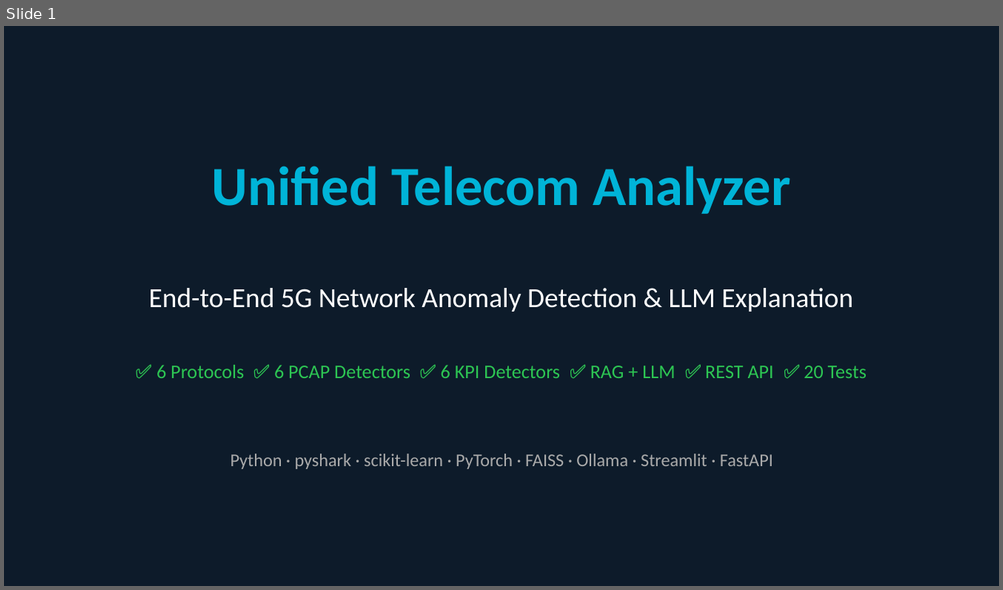
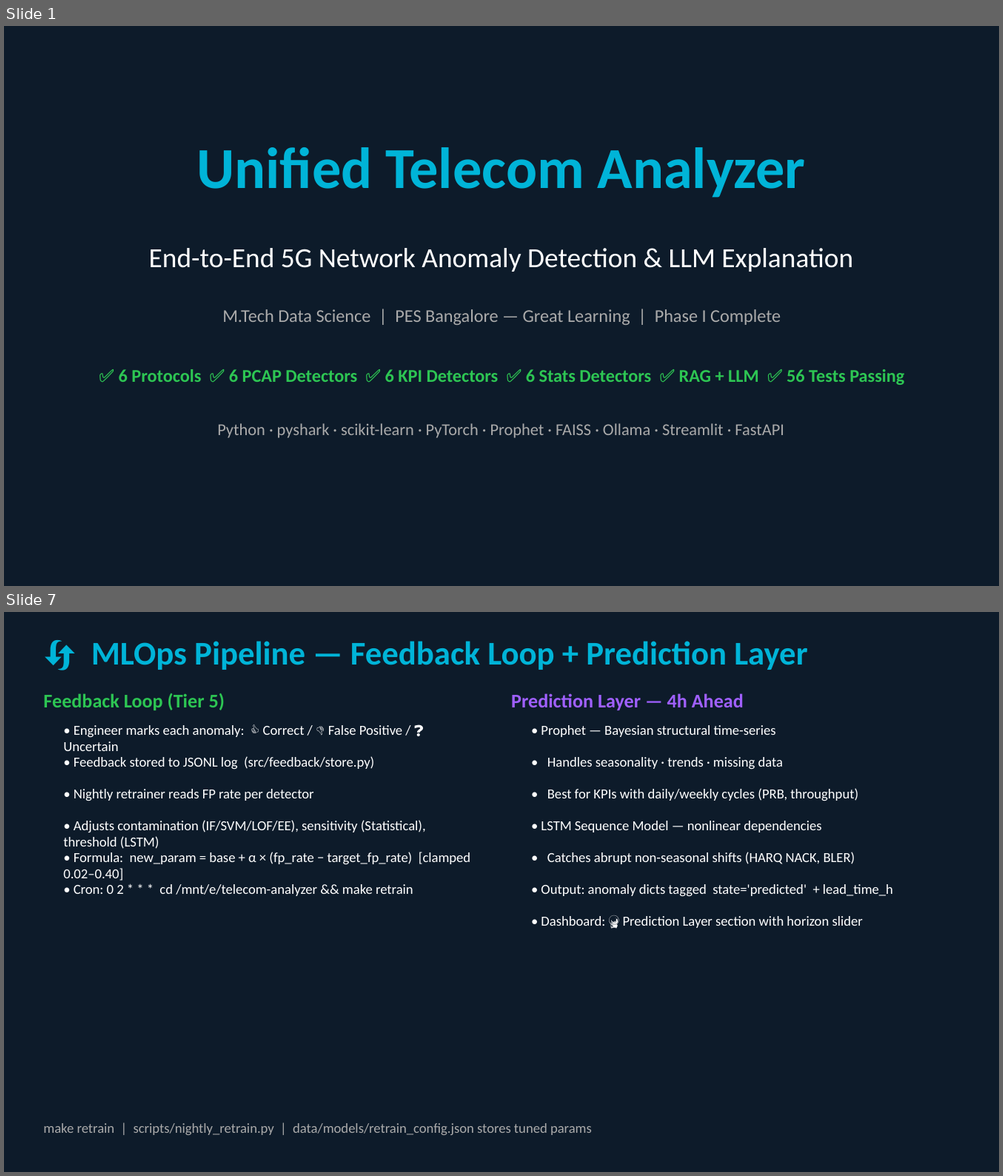
Before and after one commit to vikasrai-tech/telecom-analyzer, a slide deck: docs/Project_Overview_Final.pptx. Shown one above the other, each under a label of ours: slide 1 before the commit, slides 1 and 7 after it; the slides between them are not shown. The pictures are 1003x590 and 1003x1176 pixels, drawn with LibreOffice and Linux fonts; fonts in the diff are those of the drawing. Boxes give left, top, right and bottom in pixels: in the first picture for what was removed or moved away, otherwise in the second. Text is boxed around its words. In the diff, an @@ line names an element or a change of style, - is before the commit and + after.

Commit message:
docs: regenerate final PPT — 12 slides, Phase I complete
Updated: 56 tests (was 20), Stats detection slide, MLOps/Feedback slide,
Demo Flow slide, updated Q&A, summary reflects all 18 detectors.

```diff
--- a/docs/Project_Overview_Final.pptx
+++ b/docs/Project_Overview_Final.pptx
@@ slide 7 added at (4,612,999,1172), background #0D1B2A @@
@@ text added at (91,641,807,670), 24 pt, text #00B4D8, bold @@
+🔄 MLOps Pipeline — Feedback Loop + Prediction Layer
@@ text added at (43,693,225,710), 14 pt, text #2DC653, bold @@
+Feedback Loop (Tier 5)
@@ text added at (511,693,743,710), 14 pt, text #A060FF, bold @@
+Prediction Layer — 4h Ahead
@@ text added at (63,725,402,751), 10 pt, text #FFFFFF @@
+• Engineer marks each anomaly: 👍 Correct / 👎 False Positive / ❓ Uncertain
@@ text added at (540,725,776,737), 10 pt, text #FFFFFF @@
+• Prophet — Bayesian structural time-series
@@ text added at (74,756,374,769), 10 pt, text #FFFFFF @@
+• Feedback stored to JSONL log (src/feedback/store.py)
@@ text added at (547,757,782,770), 10 pt, text #FFFFFF @@
+• Handles seasonality · trends · missing data
@@ text added at (74,789,313,801), 10 pt, text #FFFFFF @@
+• Nightly retrainer reads FP rate per detector
@@ text added at (547,788,858,801), 10 pt, text #FFFFFF @@
+• Best for KPIs with daily/weekly cycles (PRB, throughput)
@@ text added at (63,820,426,849), 10 pt, text #FFFFFF @@
+• Adjusts contamination (IF/SVM/LOF/EE), sensitivity (Statistical), threshold (LSTM)
@@ text added at (540,821,821,833), 10 pt, text #FFFFFF @@
+• LSTM Sequence Model — nonlinear dependencies
@@ text added at (63,852,470,881), 10 pt, text #FFFFFF @@
+• Formula: new_param = base + α × (fp_rate − target_fp_rate) [clamped 0.02–0.40]
@@ text added at (547,852,855,864), 10 pt, text #FFFFFF @@
+• Catches abrupt non-seasonal shifts (HARQ NACK, BLER)
@@ text added at (74,884,413,896), 10 pt, text #FFFFFF @@
+• Cron: 0 2 * * * cd /mnt/e/telecom-analyzer && make retrain
@@ text added at (540,884,893,897), 10 pt, text #FFFFFF @@
+• Output: anomaly dicts tagged state='predicted' + lead_time_h
@@ text added at (540,916,862,928), 10 pt, text #FFFFFF @@
+• Dashboard: 🔮 Prediction Layer section with horizon slider
@@ text added at (43,1123,592,1135), 10 pt, text #AAAAAA @@
+make retrain | scripts/nightly_retrain.py | data/models/retrain_config.json stores tuned params
@@ slide 1 changed as well @@
@@ text "Unified Telecom Analyzer": place and size @@
-text "Unified Telecom Analyzer" at (212,166,791,214)
+text "Unified Telecom Analyzer" at (197,147,805,198)
@@ text "Unified Telecom Analyzer" at (197,147,805,198): size 40 to 42 pt @@
@@ text "End-to-End 5G Network Anomaly Detection ...": place and size @@
-text "End-to-End 5G Network Anomaly Detection ..." at (149,288,853,312)
+text "End-to-End 5G Network Anomaly Detection ..." at (149,248,853,272)
@@ text added at (222,309,780,325), 13 pt, text #AAAAAA @@
+M.Tech Data Science | PES Bangalore — Great Learning | Phase I Complete
@@ text at (119,369,904,385): text changed; size 14 to 13 pt; bold on @@
-✅ 6 Protocols ✅ 6 PCAP Detectors ✅ 6 KPI Detectors ✅ RAG + LLM ✅ REST API ✅ 20 Tests
+✅ 6 Protocols ✅ 6 PCAP Detectors ✅ 6 KPI Detectors ✅ 6 Stats Detectors ✅ RAG + LLM ✅ 56 Tests Passing
@@ text at (217,423,784,438): text changed; size 13 to 12 pt @@
-Python · pyshark · scikit-learn · PyTorch · FAISS · Ollama · Streamlit · FastAPI
+Python · pyshark · scikit-learn · PyTorch · Prophet · FAISS · Ollama · Streamlit · FastAPI
```
Also in this commit, not shown: 7 other slides changed, 3 other slides added, 2 slides removed, 1 other file.
